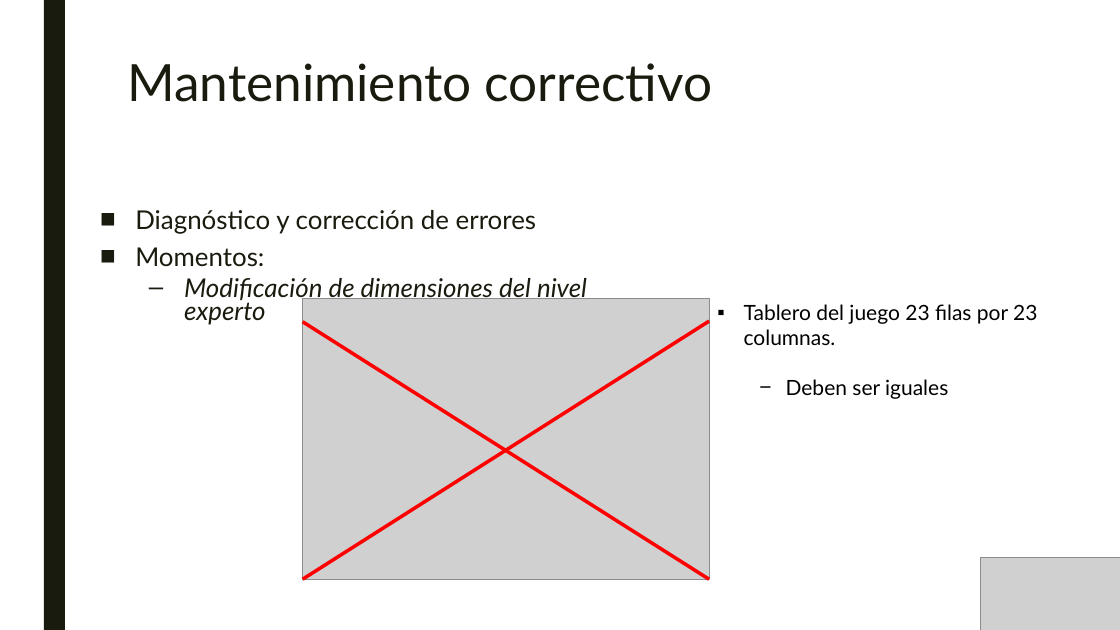
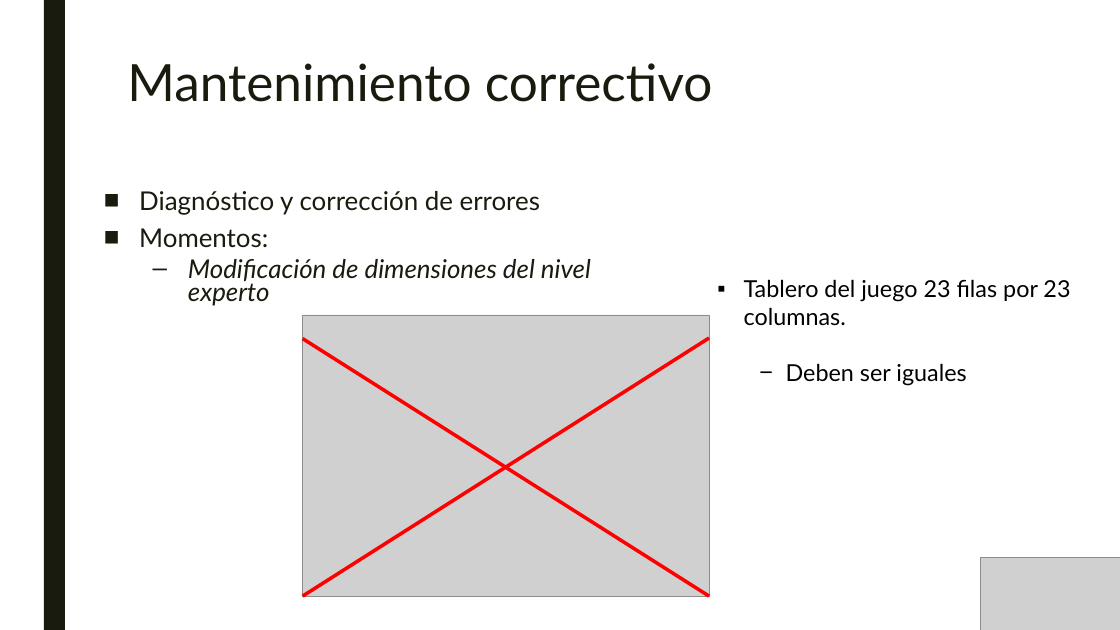
Before and after one commit to SombraJ/practicaAIS, a slide deck: slide 13 of Gestión de un proyecto Software.pptx. Drawn at 1120x630 pixels with LibreOffice and Linux fonts; fonts in the diff are those of the drawing; grey boxes stand for pictures. Boxes give left, top, right and bottom in pixels: in the first picture for what was removed or moved away, otherwise in the second. Text is boxed around its words. In the diff, an @@ line names an element or a change of style, - is before the commit and + after.

```diff
--- a/Gestión de un proyecto Software.pptx
+++ b/Gestión de un proyecto Software.pptx
@@ text "Diagnóstico y corrección de errores": place and size @@
-text "Diagnóstico y corrección de errores" at bbox=[135, 210, 587, 325]
+text "Diagnóstico y corrección de errores" at bbox=[139, 191, 591, 306]
@@ text "Tablero del juego 23 filas ...": place and size @@
-text "Tablero del juego 23 filas ..." at bbox=[744, 304, 1037, 399]
+text "Tablero del juego 23 filas ..." at bbox=[744, 279, 1070, 386]
@@ text "Tablero del juego 23 filas ..." at bbox=[744, 279, 1070, 386]: size 18 to 20 pt @@
@@ 2 lines, 1 picture: place and size @@
-2 lines, 1 picture at bbox=[302, 298, 709, 580]
+2 lines, 1 picture at bbox=[302, 315, 709, 597]
```
Also in this commit, not shown: 5 other slides changed.
